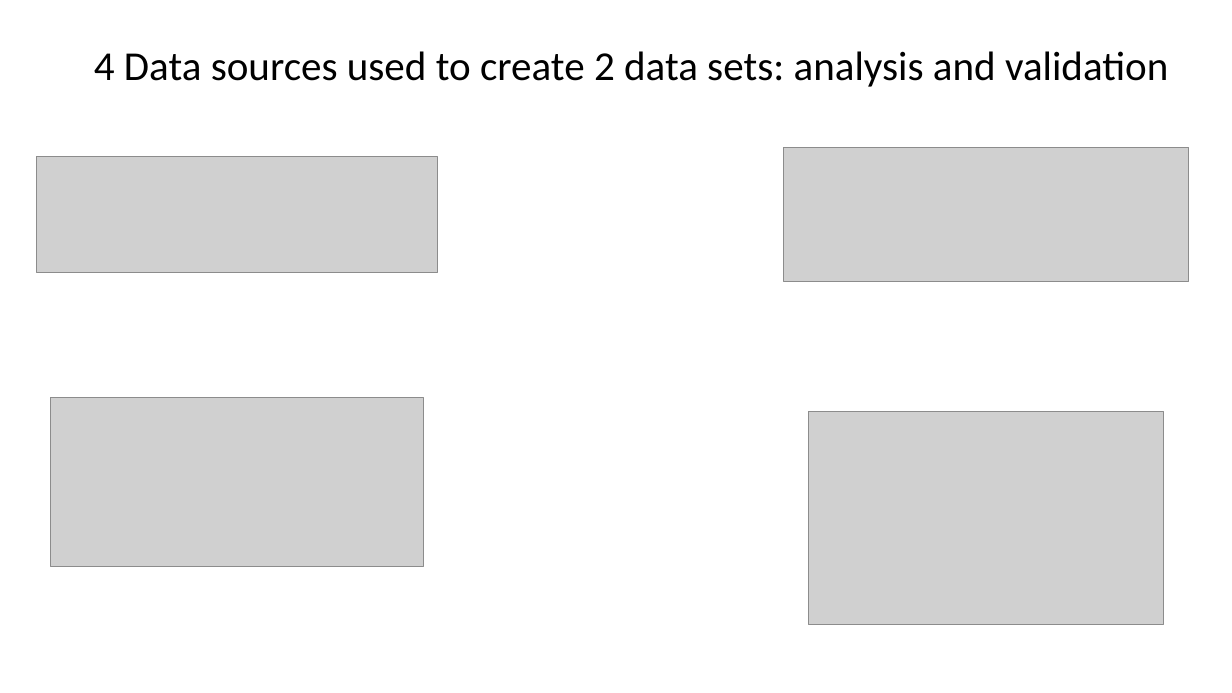
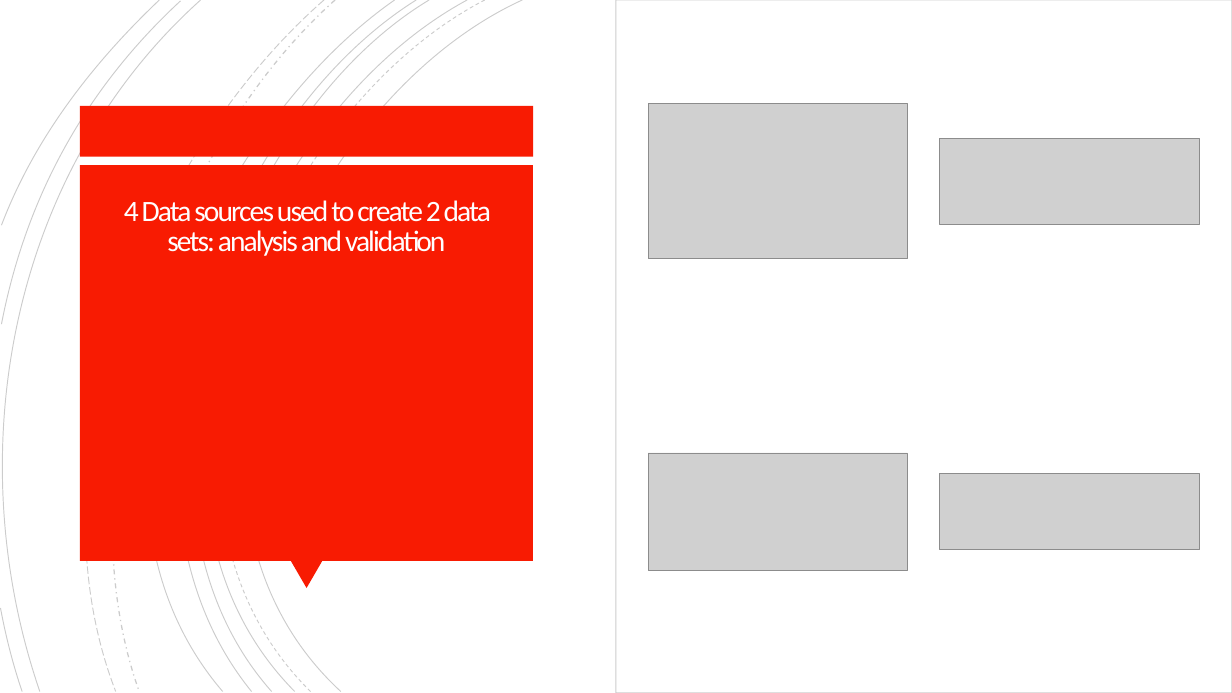
Before and after one commit to cnagbim/Data-Management-Final-Project-Agbim, a slide deck: slide 6 of writing_literature_present/final_presentation.pptx. Drawn at 1232x693 pixels with LibreOffice and Linux fonts; fonts in the diff are those of the drawing; grey boxes stand for pictures. Boxes give left, top, right and bottom in pixels: in the first picture for what was removed or moved away, otherwise in the second. Text is boxed around its words. In the diff, an @@ line names an element or a change of style, - is before the commit and + after.

Commit message:
map made and presentation updated

```diff
--- a/writing_literature_present/final_presentation.pptx
+++ b/writing_literature_present/final_presentation.pptx
@@ rectangle added at (0,0,1232,693), fill #FFFFFF @@
@@ group added at (0,0,1230,693): 18 freeform shapes @@
@@ group added at (0,0,1230,693): 18 freeform shapes @@
@@ rectangle added at (616,0,1232,693), fill #FFFFFF, outline #000000 0.75 pt @@
@@ rectangle added at (80,106,533,157), fill #F81B02 @@
@@ picture: place and size @@
-picture at (809,412,1164,625)
+picture at (648,104,908,259)
@@ picture: place and size @@
-picture at (784,148,1189,282)
+picture at (940,139,1200,225)
@@ rectangle added at (80,165,533,561), fill #F81B02 @@
@@ title "4 Data sources used to ...": place and size @@
-title "4 Data sources used to ..." at (94,51,1168,87)
+title "4 Data sources used to ..." at (124,200,491,256)
@@ title "4 Data sources used to ..." at (124,200,491,256): size 32 to 23 pt, text colour #000000 to #FFFEFF, letter spacing 0 to -1.5 pt; alignment left to centre; line spacing 0.9 to 0.85 @@
@@ picture: place and size @@
-picture at (51,397,423,567)
+picture at (648,453,908,570)
@@ picture: place and size @@
-picture at (37,156,437,273)
+picture at (940,474,1201,550)
@@ triangle added at (290,561,323,589), fill #F81B02 @@
```
Also in this commit, not shown: 11 other slides changed, 6 slides added, 2 slides removed, 22 other files.
